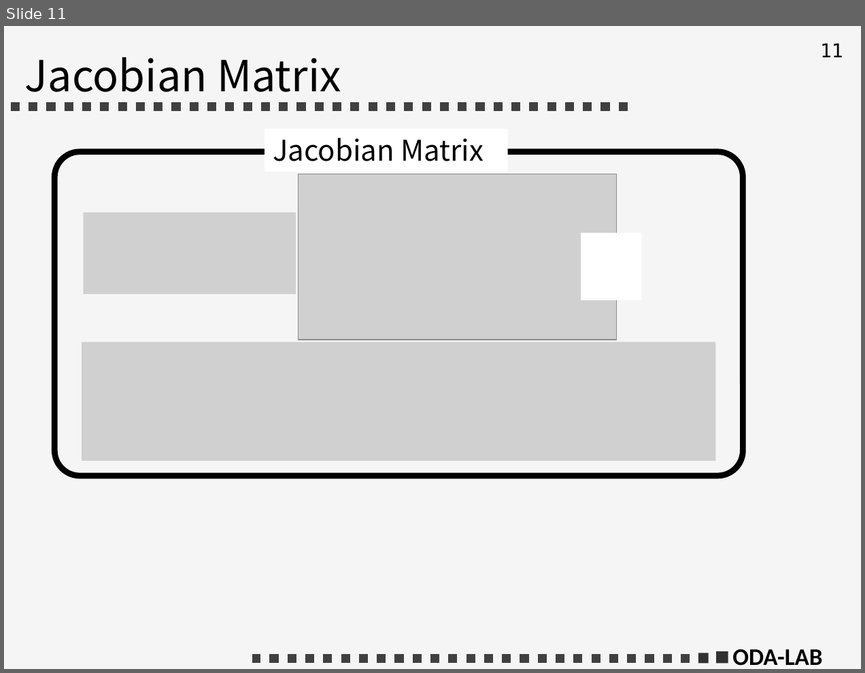
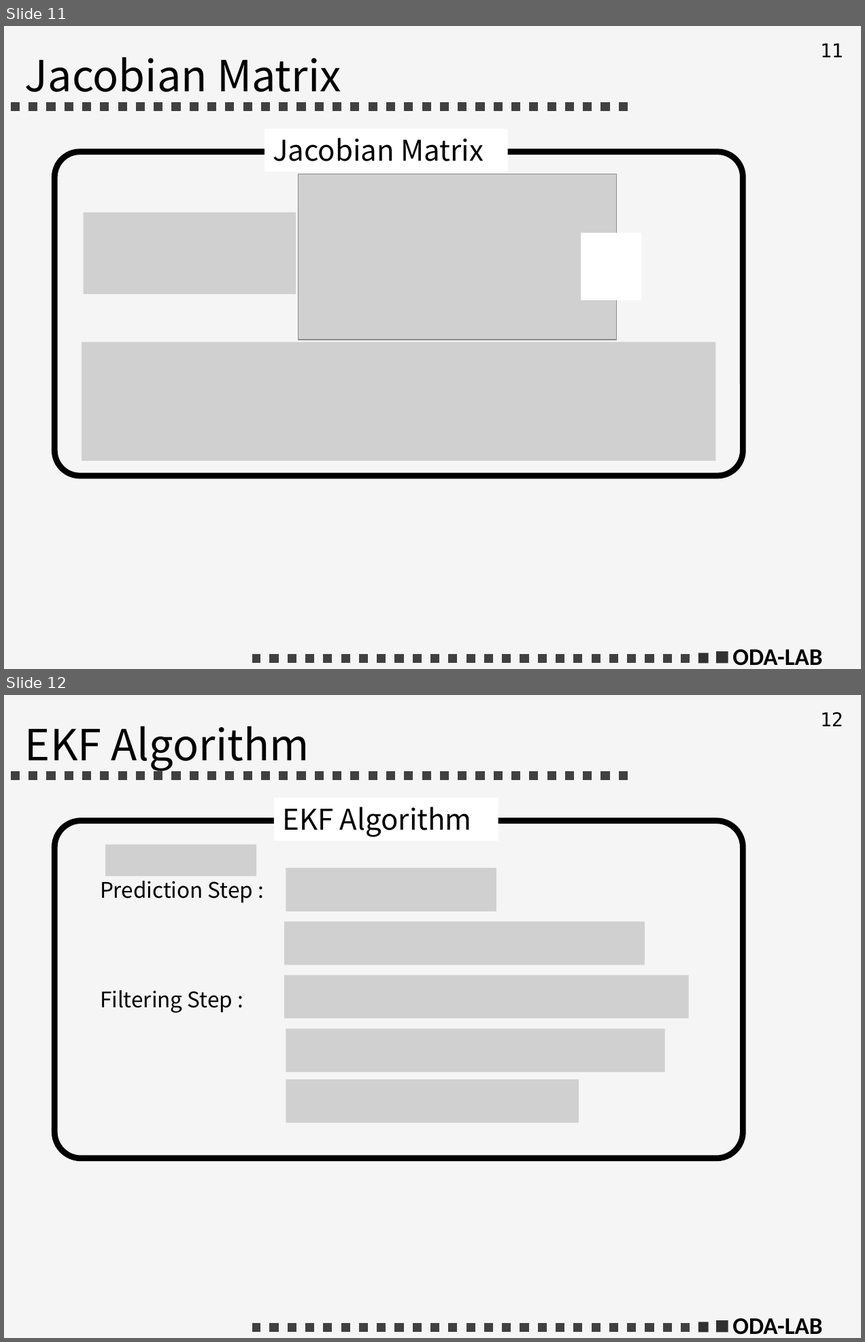
Before and after one commit to gakuseishitsu/ExtendedKalmanFilterForIMU, a slide deck: images/images_for_readme.pptx. Shown one above the other, each under a label of ours: slide 11 before the commit, slides 11 and 12 after it. The pictures are 865x673 and 865x1342 pixels, drawn with LibreOffice and Linux fonts; fonts in the diff are those of the drawing; grey boxes stand for pictures. Boxes give left, top, right and bottom in pixels: in the first picture for what was removed or moved away, otherwise in the second. Text is boxed around its words. In the diff, an @@ line names an element or a change of style, - is before the commit and + after.

```diff
--- a/images/images_for_readme.pptx
+++ b/images/images_for_readme.pptx
@@ slide 12 added at <box>4,695,861,1338</box>, background #F5F5F5; not listed: 6 template elements that a slide beside it also shows @@
@@ title added at <box>25,726,309,770</box>, 36 pt, text #000000 @@
+EKF Algorithm
@@ rectangle added at <box>274,798,498,841</box>, fill #FFFFFF, 24 pt, text #000000 @@
+EKF Algorithm
@@ rounded rectangle added at <box>54,821,742,1159</box>, outline #000000 5 pt @@
@@ picture added at <box>105,844,256,876</box> @@
@@ picture added at <box>286,868,496,911</box> @@
@@ text added at <box>100,881,253,903</box>, 18 pt, text #000000 @@
+Prediction Step :
@@ picture added at <box>284,921,644,964</box> @@
@@ picture added at <box>284,975,689,1018</box> @@
@@ text added at <box>100,990,232,1013</box>, 18 pt, text #000000 @@
+Filtering Step :
@@ picture added at <box>286,1028,664,1071</box> @@
@@ picture added at <box>286,1079,579,1121</box> @@
```
Also in this commit, not shown: 1 other slide added, 3 other files.
